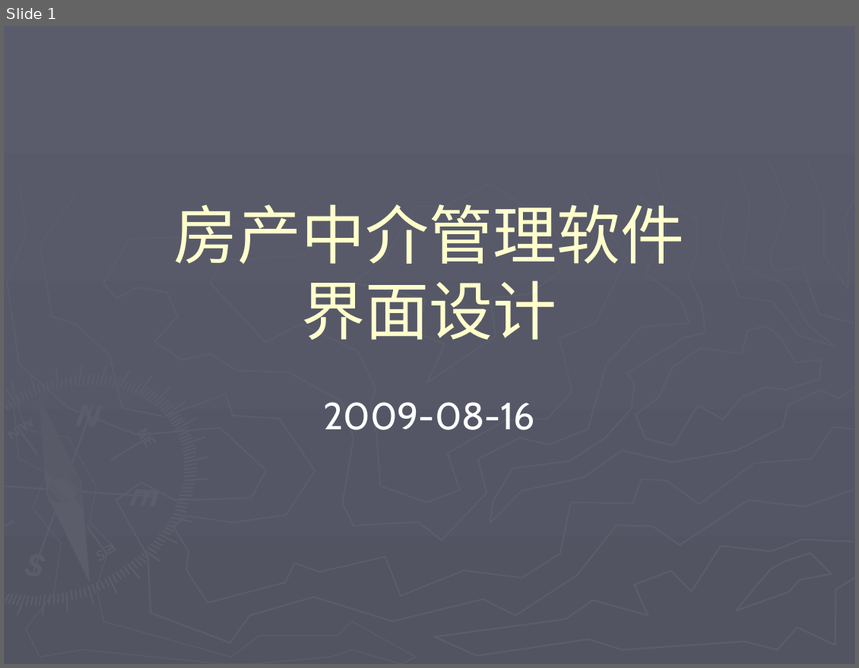
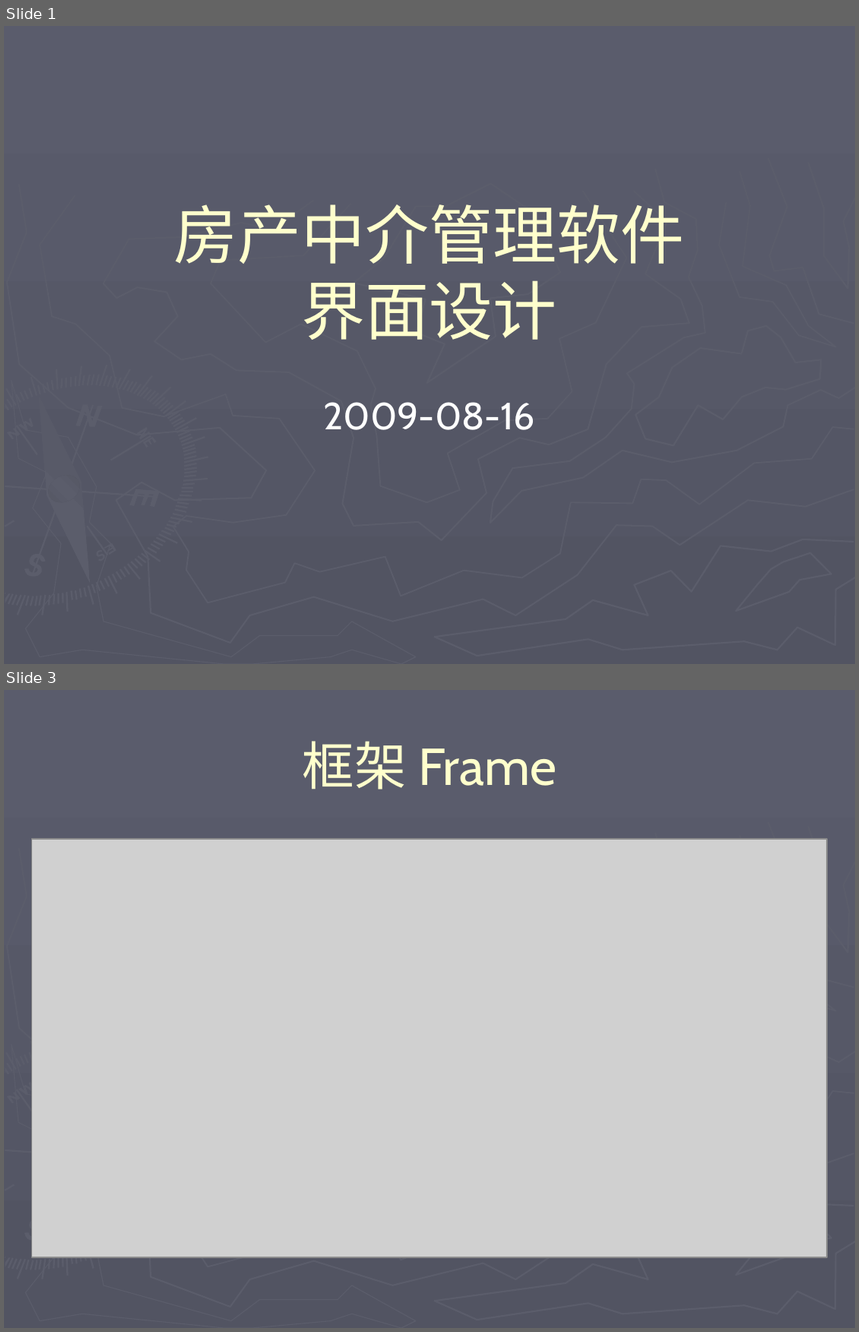
Before and after one commit to honj51/ideacode, a slide deck: doc/房产中介管理/程序界面设计.ppt. Shown one above the other, each under a label of ours: slide 1 before the commit, slides 1 and 3 after it; the slides between them are not shown. The pictures are 859x668 and 859x1332 pixels, drawn with LibreOffice and Linux fonts; fonts in the diff are those of the drawing; grey boxes stand for pictures. Boxes give left, top, right and bottom in pixels: in the first picture for what was removed or moved away, otherwise in the second. Text is boxed around its words. In the diff, an @@ line names an element or a change of style, - is before the commit and + after.

```diff
--- a/doc/房产中介管理/程序界面设计.ppt
+++ b/doc/房产中介管理/程序界面设计.ppt
@@ slide 3 added at bbox=[4, 690, 855, 1328], background gradient #5A5C6C to #525462; not listed: 47 template elements that a slide beside it also shows @@
@@ title added at bbox=[303, 741, 557, 790], 44 pt, text #FFFFCC @@
+框架 Frame
@@ picture added at bbox=[32, 839, 827, 1258] @@
```
Also in this commit, not shown: 2 slides changed, 1 other slide added, 8 slides removed, 23 other files.
